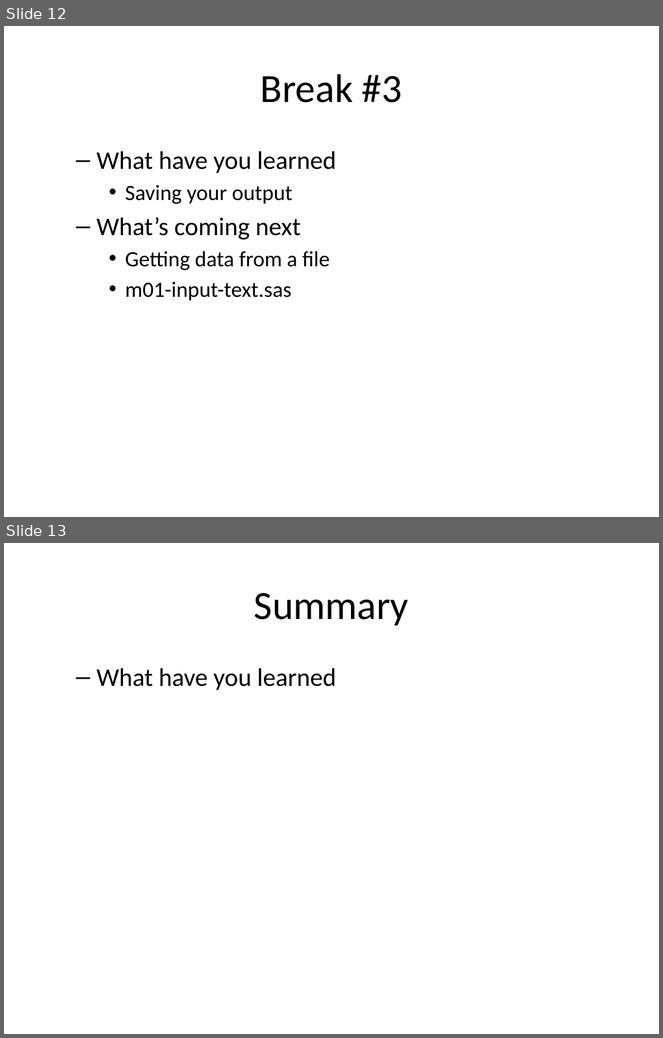
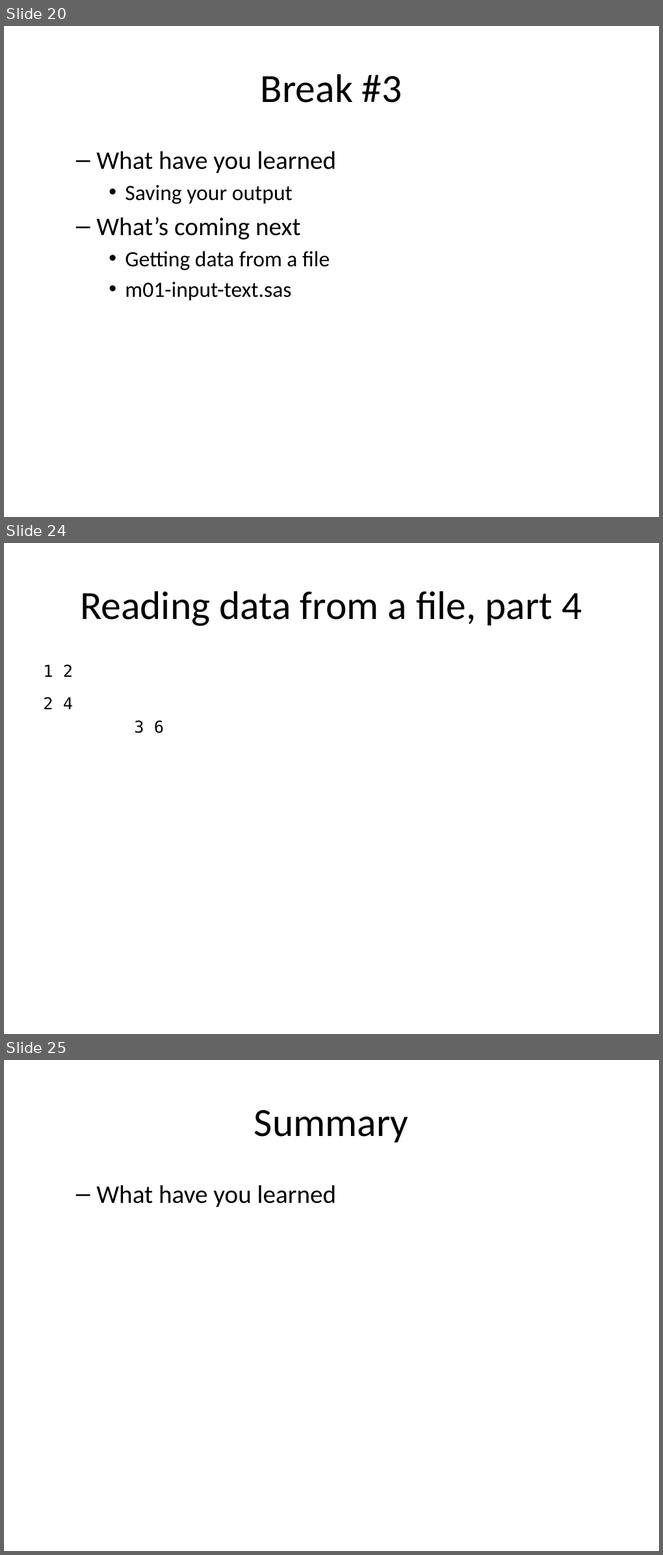
Before and after one commit to pmean/introduction-to-SAS, a slide deck: results/m01-basic-program.pptx. Shown one above the other, each under a label of ours: slides 12 and 13 before the commit, slides 20, 24 and 25 after it; the slides between them are not shown. The pictures are 663x1038 and 663x1555 pixels, drawn with LibreOffice and Linux fonts; fonts in the diff are those of the drawing. Boxes give left, top, right and bottom in pixels: in the first picture for what was removed or moved away, otherwise in the second. Text is boxed around its words. In the diff, an @@ line names an element or a change of style, - is before the commit and + after.

```diff
--- a/results/m01-basic-program.pptx
+++ b/results/m01-basic-program.pptx
@@ slide 24 added at <box>4,543,659,1034</box>, background #FFFFFF @@
@@ title added at <box>80,591,582,626</box>, 44 pt, text #000000 @@
+Reading data from a file, part 4
@@ text added at <box>43,665,164,733</box>, 18 pt, text #000000 @@
+1 2
+2 4
+3 6
@@ what was slide 12 is now slide 20 @@
@@ what was slide 13 is now slide 25 @@
```
Also in this commit, not shown: 3 slides changed, 11 other slides added, 6 other files.
